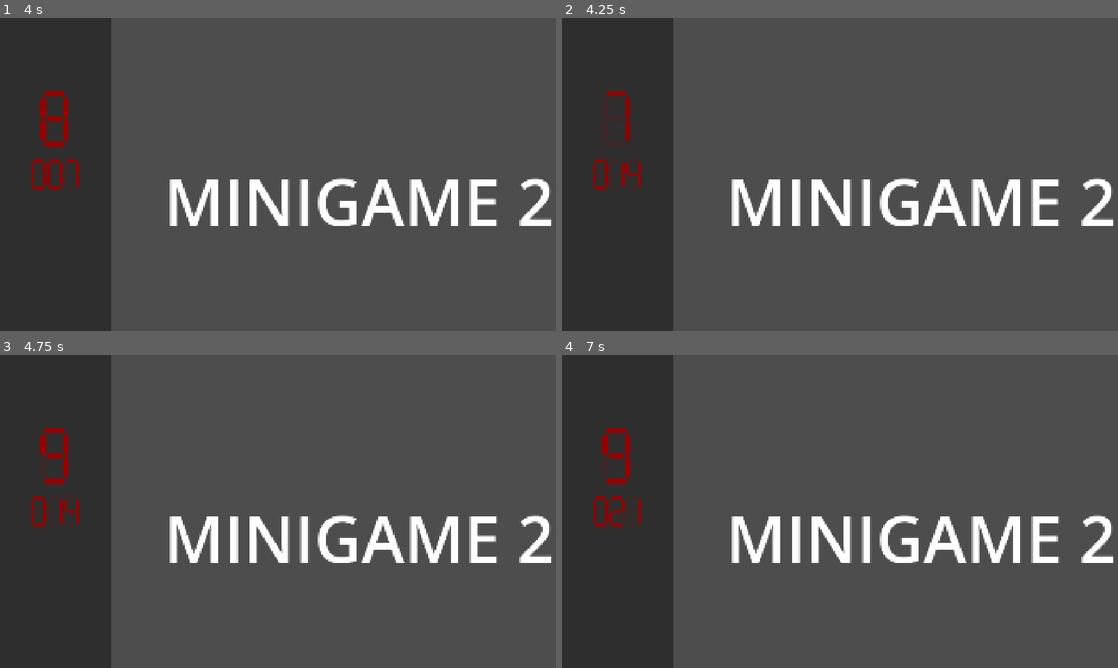
Above: before the commit, frames 1-4 (two rows, left to right).
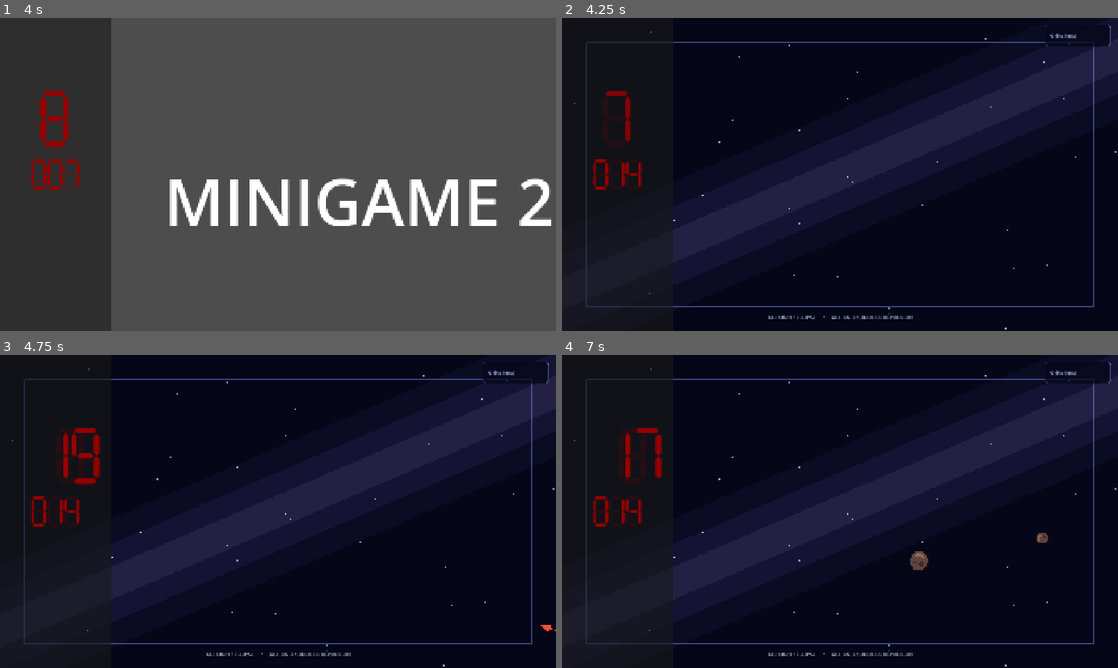
Above: after the commit, the same moments.

Repository: ValT78/minigames
Game: Godot game, scene res://features/Backbone/Main.tscn
Two runs of this game, one before a commit and one after it. Both use one fixed random seed, a clock stepped at 60 frames per second and the inputs below. This scene is started directly instead of the project's main scene.
Inputs (mouse positions are in pixels of both pictures, inside the frame that each line leads up to):
- Up to frame 1 (4 s): tap Enter at 0.5, 2.75 s; move the mouse to (400, 158) at 0.52 s; hold D 0.53-2.03 s; tap Shift every 0.75 s from 0.6 to 3.6 s; click (400, 158) at 0.67 s; tap W at 0.77, 1.52, 3.02, 3.77 s; move the mouse to (166, 190) at 1.27 s; tap Space at 2, 3.5 s; move the mouse to (333, 105) at 2.02 s; hold A 2.03-2.78 s; move the mouse to (250, 237) at 2.77 s; hold D from 2.78 s (still down); click (250, 237) at 2.92 s; move the mouse to (444, 221) at 3.52 s
- Up to frame 2 (4.25 s): keep holding D
- Up to frame 3 (4.75 s): move the mouse to (111, 464) at 4.27 s; release D at 4.28 s; hold A from 4.28 s (still down); tap Shift at 4.35 s; tap W at 4.52 s
- Up to frame 4 (7 s): tap Enter at 5 s; move the mouse to (867, 511) at 5.02 s; release A at 5.03 s; hold D 5.03-5.78 s; tap Shift at 5.1, 5.85, 6.6 s; click (867, 511) at 5.17 s; move the mouse to (756, 433) at 5.77 s; hold A from 5.78 s (still down); tap W at 6.02, 6.77 s; move the mouse to (962, 495) at 6.52 s

Frame 1 is identical in both runs. In frame 2, 94% of the frame differs, in the area x 0-100%, y 0-100%; in frame 3, 94%; in frame 4, 94%.

Commit message:
try connect to game manager

Diff:
--- a/features/Backbone/GameManager.gd
+++ b/features/Backbone/GameManager.gd
@@ -17,7 +17,12 @@
 
 func _process(delta: float) -> void:
 	timer -= delta
-	if timer < 0 : gameover()
+	# Un mini-jeu de survie décide lui-même du résultat lorsque le temps expire.
+	if timer < 0:
+		if _actualMinigame.has_method("on_time_expired"):
+			_actualMinigame.on_time_expired()
+		else:
+			gameover()
 	updateTimeDisplay()
 
 func resetCountdown() -> void :
@@ -67,5 +72,6 @@
 
 
 func minigameLost() -> void :
-	pass
+	# La perte du mini-jeu rejoint le comportement global déjà prévu.
+	gameover()
 #endregion
--- a/features/Backbone/Main.tscn
+++ b/features/Backbone/Main.tscn
@@ -6,6 +6,7 @@
 [ext_resource type="PackedScene" uid="uid://bjfhkvvyuqks4" path="res://features/MainMenu/MainMenu.tscn" id="2_dsdgj"]
 [ext_resource type="FontFile" uid="uid://c2kb3jvobtucf" path="res://Global assets/Fonts/7segments.ttf" id="3_dsdgj"]
 [ext_resource type="PackedScene" uid="uid://dylaai0ysb2ey" path="res://features/Backbone/minigameTest2.tscn" id="3_qkt25"]
+[ext_resource type="PackedScene" path="res://features/projectile_survival/projectile_survival.tscn" id="4_survival"]
 
 [sub_resource type="LabelSettings" id="LabelSettings_7dbg6"]
 resource_local_to_scene = true
@@ -27,7 +28,7 @@
 
 [node name="Main" type="Node2D" unique_id=2095609591]
 script = ExtResource("1_dxlp2")
-minigamesScene = Array[PackedScene]([ExtResource("2_7dbg6"), ExtResource("3_qkt25")])
+minigamesScene = Array[PackedScene]([ExtResource("2_7dbg6"), ExtResource("3_qkt25"), ExtResource("4_survival")])
 mainMenu = ExtResource("2_dsdgj")
 
 [node name="MainScreenUI" parent="." unique_id=804081229 instance=ExtResource("1_roav4")]
--- a/features/projectile_survival/projectile_survival.gd
+++ b/features/projectile_survival/projectile_survival.gd
@@ -26,11 +26,20 @@
 var _arena_rect := Rect2()
 var _elapsed_time := 0.0
 var _round_finished := false
+var _uses_external_timer := false
+var _backbone: Node
 
 
 func _ready() -> void:
-	# La scène directe crée un joueur de test, tandis qu'une partie normale utilise le lobby.
+	# Le parent existant expose déjà les deux fonctions constituant le contrat des mini-jeux.
+	_backbone = get_parent()
+	if not _backbone.has_method("minigameWon") or not _backbone.has_method("minigameLost"):
+		_backbone = null
+	_uses_external_timer = _backbone != null
 	_create_direct_test_player_if_needed()
+	time_label.visible = not _uses_external_timer
+	if _backbone != null:
+		_backbone.set("timer", survival_duration)
 	get_viewport().size_changed.connect(_layout_arena)
 	_layout_arena()
 	_spawn_all_players()
@@ -48,11 +57,18 @@
 	if _round_finished:
 		return
 
-	# Le temps local rend la scène testable avant son raccordement au GameManager.
+	# Le temps local pilote le test direct, mais le Backbone décide en partie intégrée.
 	_elapsed_time = minf(_elapsed_time + delta, survival_duration)
 	_update_hud()
-	if _elapsed_time >= survival_duration:
-		_finish_round(true)
+	if not _uses_external_timer and _elapsed_time >= survival_duration:
+		on_time_expired()
+
+
+func on_time_expired() -> void:
+	# Survivre jusqu'à zéro est la condition de victoire spécifique à ce jeu.
+	if _backbone != null:
+		_backbone.set("timer", 0.0)
+	_finish_round(_get_survivor_count() > 0)
 
 
 func _create_direct_test_player_if_needed() -> void:
@@ -133,7 +149,7 @@
 
 
 func _update_hud() -> void:
-	# Ce HUD local pourra être masqué lorsque le Backbone affichera son propre temps.
+	# Le temps local reste utile pour lancer et équilibrer cette scène directement.
 	var remaining_time := maxf(survival_duration - _elapsed_time, 0.0)
 	time_label.text = "%02d" % ceili(remaining_time)
 	remaining_label.text = "%d étoile(s)" % _get_survivor_count()
@@ -152,11 +168,15 @@
 	for player_star in _player_stars.values():
 		player_star.set_input_enabled(false)
 
-	# Les signaux constituent le futur point de raccordement au Backbone.
+	# Les signaux gardent la scène autonome, puis le contrat existant prévient son parent.
 	result_panel.visible = true
 	if won:
 		result_label.text = "CONSTELLATION SAUVÉE"
 		round_won.emit()
+		if _backbone != null:
+			_backbone.call("minigameWon")
 	else:
 		result_label.text = "ÉTOILES ÉTEINTES"
 		round_lost.emit()
+		if _backbone != null:
+			_backbone.call("minigameLost")
--- a/features/projectile_survival/projectile_survival.tscn
+++ b/features/projectile_survival/projectile_survival.tscn
@@ -62,10 +62,15 @@
 [node name="HUD" type="CanvasLayer" parent="."]
 
 [node name="TopPanel" type="PanelContainer" parent="HUD"]
-offset_left = 24.0
+unique_name_in_owner = true
+anchors_preset = 1
+anchor_left = 1.0
+anchor_right = 1.0
+offset_left = -254.0
 offset_top = 22.0
-offset_right = 254.0
+offset_right = -24.0
 offset_bottom = 98.0
+grow_horizontal = 0
 theme_override_styles/panel = SubResource("HudPanelStyle")
 
 [node name="HBoxContainer" type="HBoxContainer" parent="HUD/TopPanel"]
